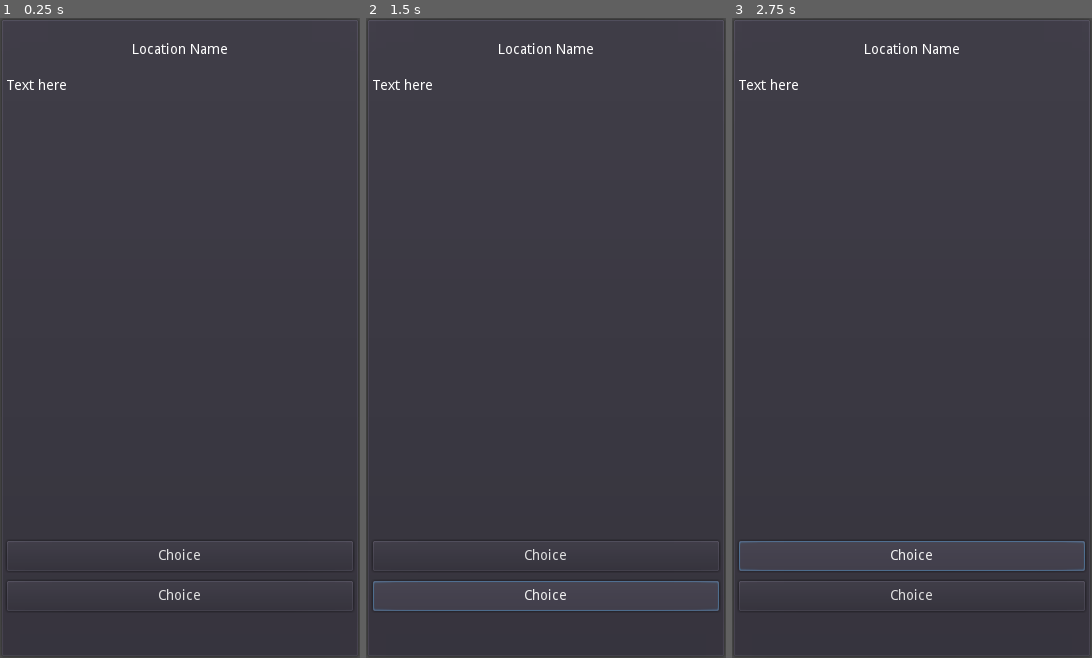
Above: before the commit, frames 1-3 (left to right).
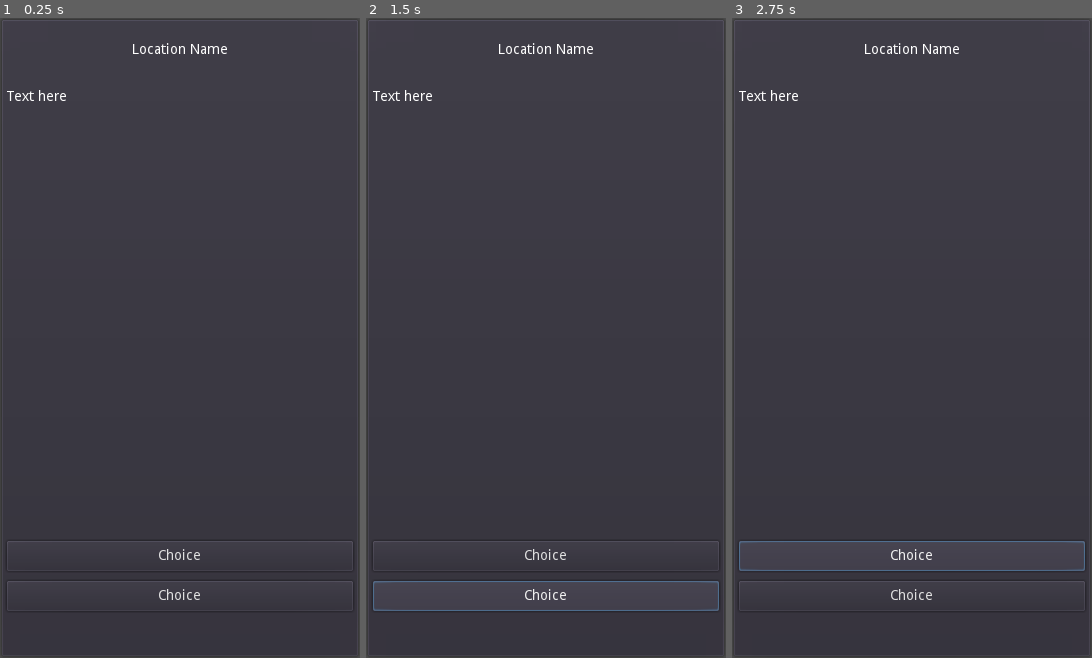
Above: after the commit, the same moments.

Repository: philipuriarte/A-Churchyard-of-Orphans
Game: Godot game, scene res://Scenes/GameScreen.tscn
Two runs of this game, one before a commit and one after it. Both use one fixed random seed, a clock stepped at 60 frames per second and the inputs below. This scene is started directly instead of the project's main scene.
Inputs:
- Up to frame 1 (0.25 s): no input
- Up to frame 2 (1.5 s): click "Choice" at 0.5 s; click "Choice" at 1.25 s
- Up to frame 3 (2.75 s): click "Choice" at 2 s

The runs differ from the first frame. In frame 1, 0.2% of the frame differs, in the area x 1-19%, y 9-13%; in frame 2, 0.2%; in frame 3, 0.2%.

Commit message:
Change separation value of MainContainer
In GameScreen scene

Diff:
--- a/Scenes/GameScreen.tscn
+++ b/Scenes/GameScreen.tscn
@@ -17,11 +17,13 @@
 [node name="MainCointainer" type="VBoxContainer" parent="MarginContainer"]
 margin_right = 346.0
 margin_bottom = 626.0
+custom_constants/separation = 15
 
 [node name="LocationName" parent="MarginContainer/MainCointainer" instance=ExtResource( 1 )]
 
 [node name="NarrativeText" parent="MarginContainer/MainCointainer" instance=ExtResource( 2 )]
-margin_bottom = 472.0
+margin_top = 65.0
+margin_bottom = 461.0
 
 [node name="ChoicesContainer" type="VBoxContainer" parent="MarginContainer/MainCointainer"]
 margin_top = 476.0
